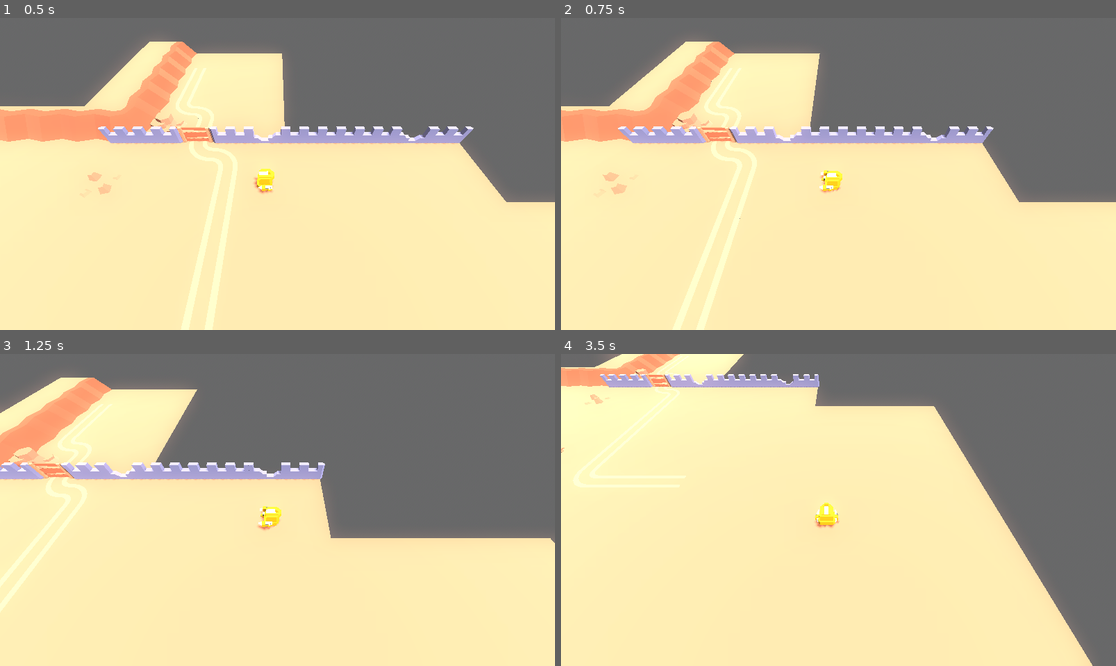
Above: before the commit, frames 1-4 (two rows, left to right).
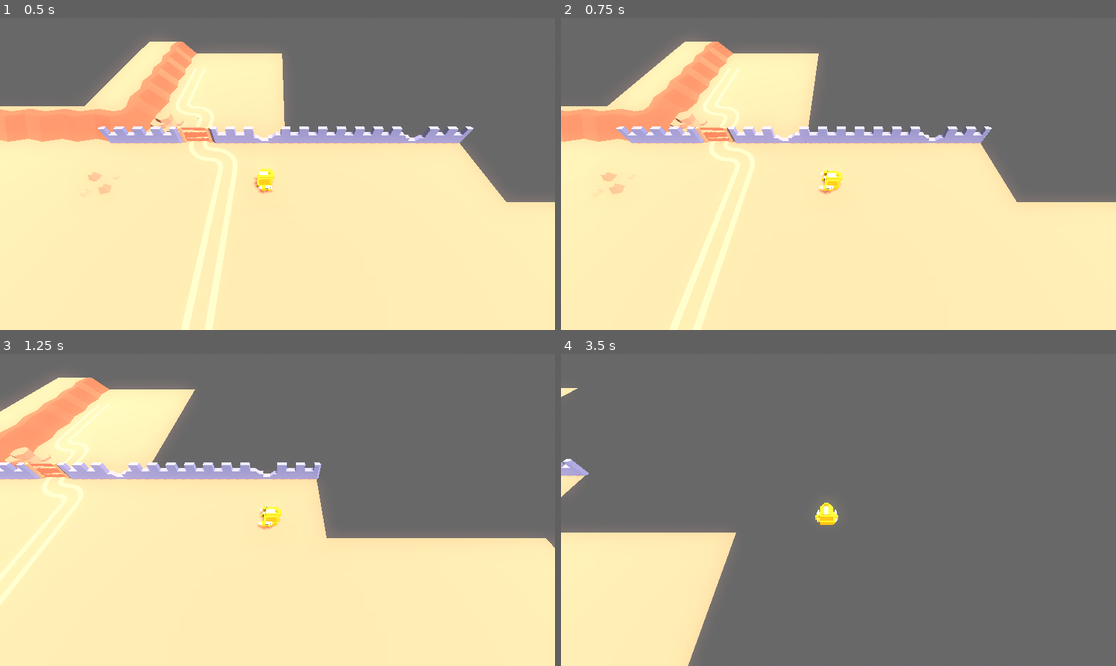
Above: after the commit, the same moments.

Repository: DreadBoy/children-of-the-parapet
Game: Godot game, scene res://scenes/test_scene.tscn
Two runs of this game, one before a commit and one after it. Both use one fixed random seed, a clock stepped at 60 frames per second and the inputs below.
Inputs:
- Up to frame 1 (0.5 s): no input
- Up to frame 2 (0.75 s): tap Enter at 0.5 s; hold D (move_right) from 0.53 s (still down); hold Shift (dash) from 0.53 s (still down)
- Up to frame 3 (1.25 s): keep holding D (move_right); keep holding Shift (dash)
- Up to frame 4 (3.5 s): release D (move_right) at 1.28 s; release Shift (dash) at 1.28 s; hold S (move_down) 1.28-2.03 s; tap Shift (dash) at 1.35, 2.85 s; hold D (move_right) 2.03-2.78 s; hold Shift (dash) 2.03-2.78 s; hold W (move_up) from 2.78 s (still down)

Frame 1 is identical in both runs. In frame 2, 1.7% of the frame differs, in the area x 0-83%, y 7-100%; in frame 3, 2.5%; in frame 4, 62%, in the area x 0-96%, y 0-100%.

Commit message:
First calculate player's direction and then dash in same frame

Diff:
--- a/character/character.gd
+++ b/character/character.gd
@@ -21,9 +21,6 @@
 		velocity = $Pivot.global_transform.basis.z * speed / 2
 		move_and_slide()
 	elif state == "walk" or state == "idle":
-		if Input.is_action_pressed("dash"):
-			state_machine.travel("dash")
-			return
 
 		var direction = Vector3.ZERO
 
@@ -48,7 +45,9 @@
 			$Pivot.look_at(position + direction, Vector3.UP)
 		move_and_slide()
 
-		if direction != Vector3.ZERO and state != "walk":
+		if Input.is_action_pressed("dash"):
+			state_machine.travel("dash")
+		elif direction != Vector3.ZERO and state != "walk":
 			state_machine.travel("walk")
 		elif direction == Vector3.ZERO and state != "idle":
 			state_machine.travel("idle")
